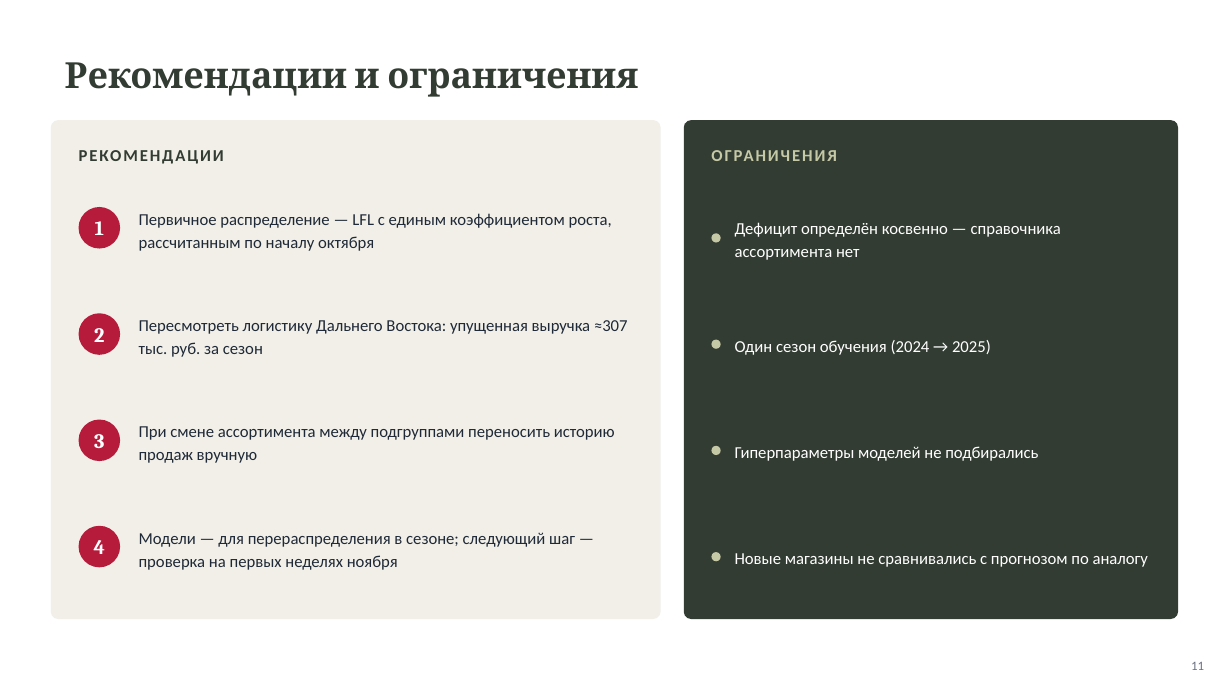
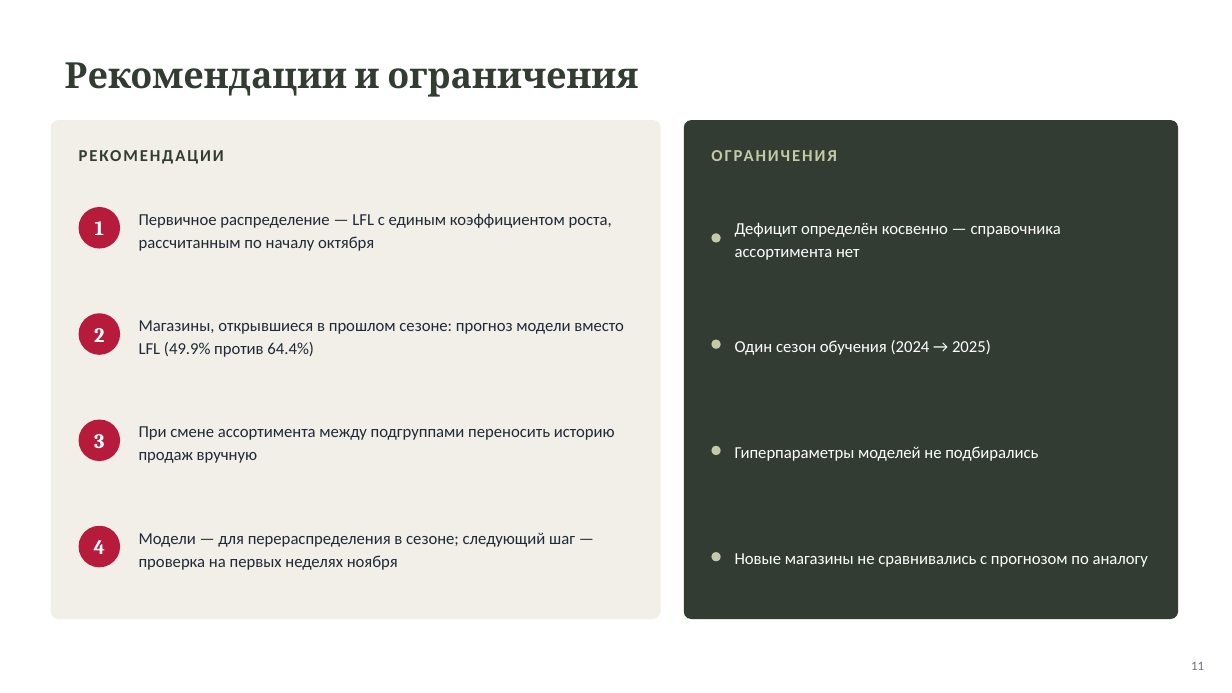
Before and after one commit to AnastasiyaEremina/final_project_hse_eremina, a slide deck: slide 11 of presentation/presentation.pptx. Drawn at 1232x693 pixels with LibreOffice and Linux fonts; fonts in the diff are those of the drawing. Boxes give left, top, right and bottom in pixels: in the first picture for what was removed or moved away, otherwise in the second. Text is boxed around its words. In the diff, an @@ line names an element or a change of style, - is before the commit and + after.

```diff
--- a/presentation/presentation.pptx
+++ b/presentation/presentation.pptx
@@ text at box(139, 320, 624, 357): text changed @@
-Пересмотреть логистику Дальнего Востока: упущенная выручка ≈307 тыс. руб. за сезон
+Магазины, открывшиеся в прошлом сезоне: прогноз модели вместо LFL (49.9% против 64.4%)
```
Also in this commit, not shown: 4 other slides changed, 7 other files.
